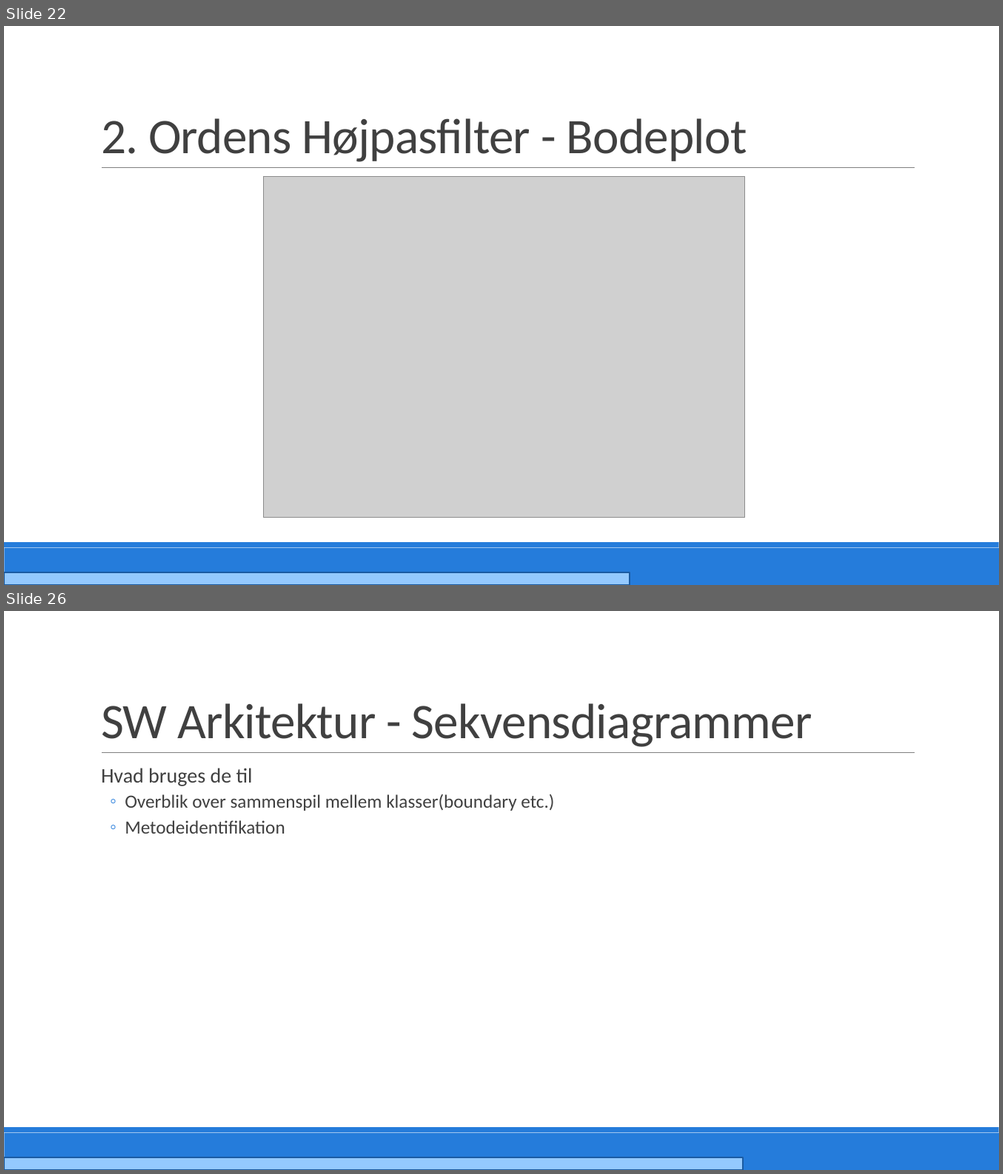
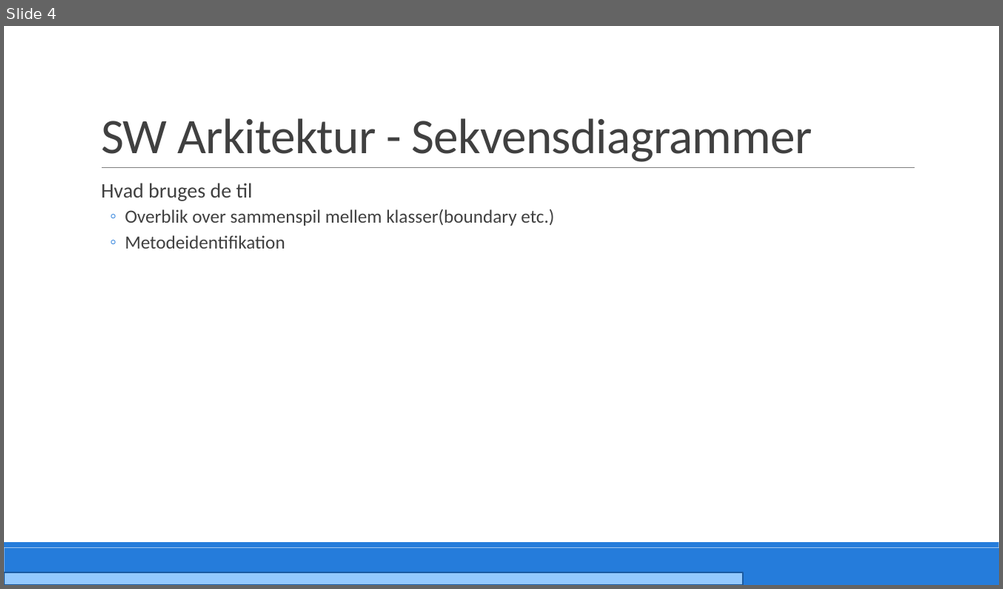
Before and after one commit to PRJ2GR15/Rapport, a slide deck: Fremlæggelse/Fremlæggelse slides opdateres Stefan.pptm. Shown one above the other, each under a label of ours: slides 22 and 26 before the commit, slide 4 after it; the slides between them are not shown. The pictures are 1003x1174 and 1003x589 pixels, drawn with LibreOffice and Linux fonts; fonts in the diff are those of the drawing; grey boxes stand for pictures. Boxes give left, top, right and bottom in pixels: in the first picture for what was removed or moved away, otherwise in the second. Text is boxed around its words. In the diff, an @@ line names an element or a change of style, - is before the commit and + after.

```diff
--- a/Fremlæggelse/Fremlæggelse slides opdateres Stefan.pptm
+++ b/Fremlæggelse/Fremlæggelse slides opdateres Stefan.pptm
@@ slide 22 removed at [4,26,999,585], background #FFFFFF; not listed: 3 template elements that a slide beside it also shows @@
@@ title removed at [101,118,747,162] @@
-2. Ordens Højpasfilter - Bodeplot
@@ picture removed at [263,177,744,517] @@
@@ rectangle removed at [4,573,629,585] @@
@@ what was slide 26 is now slide 4 @@
```
Also in this commit, not shown: 28 other slides removed.
